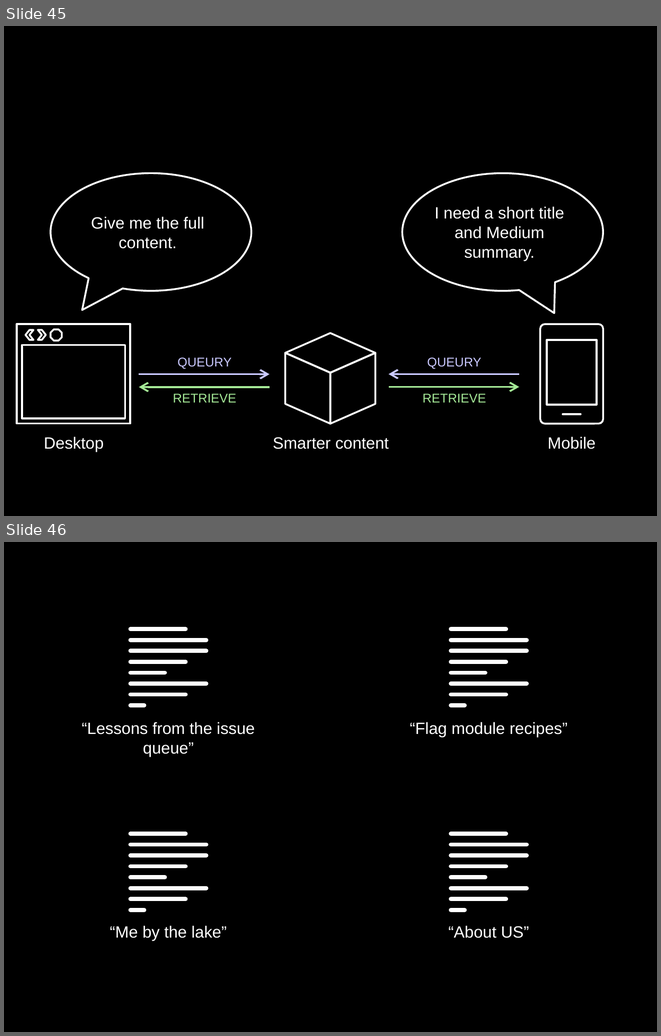
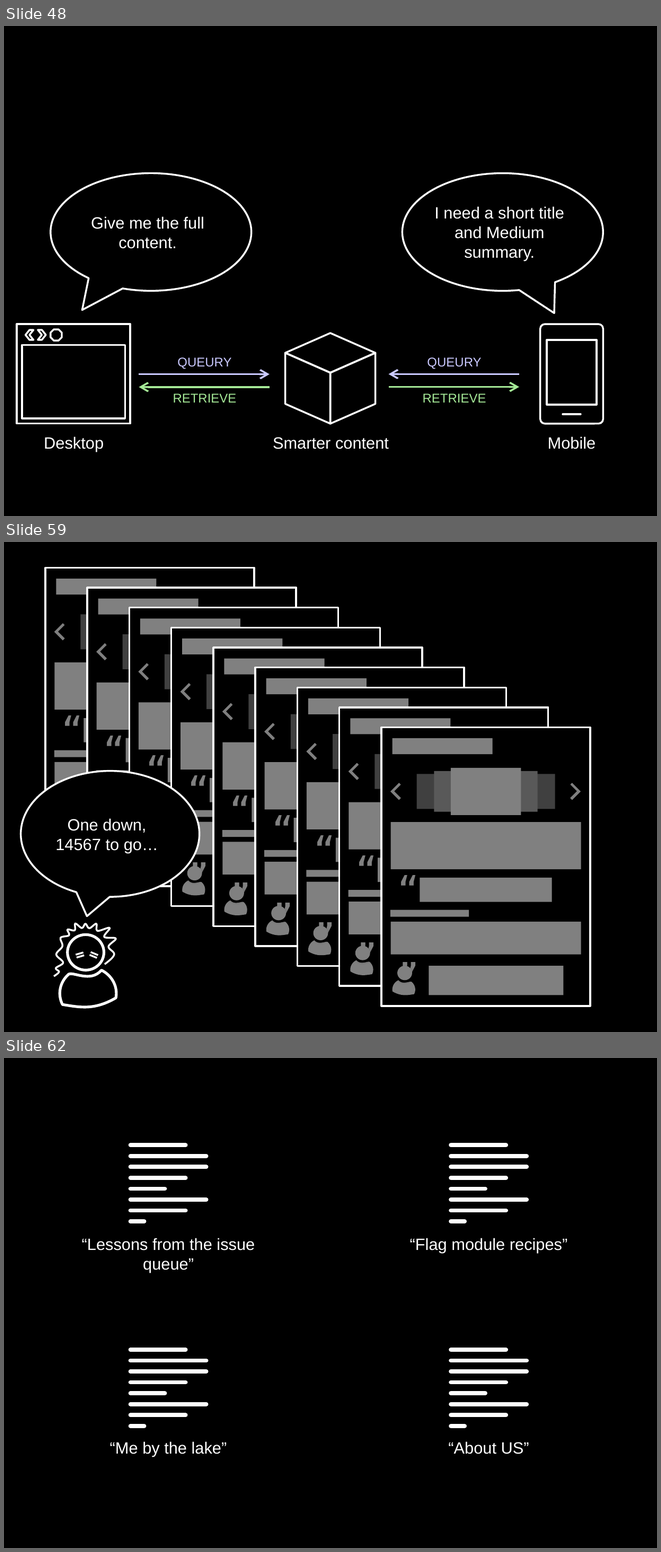
Before and after one commit to socketwench/introToContentTypes, a slide deck: src/introToContentTypes.pptx. Shown one above the other, each under a label of ours: slides 45 and 46 before the commit, slides 48, 59 and 62 after it; the slides between them are not shown. The pictures are 661x1036 and 661x1552 pixels, drawn with LibreOffice and Linux fonts; fonts in the diff are those of the drawing. Boxes give left, top, right and bottom in pixels: in the first picture for what was removed or moved away, otherwise in the second. Text is boxed around its words. In the diff, an @@ line names an element or a change of style, - is before the commit and + after.

```diff
--- a/src/introToContentTypes.pptx
+++ b/src/introToContentTypes.pptx
@@ slide 59 added at (4, 542, 657, 1032), background #000000 @@
@@ speech bubble added at (21, 770, 200, 897), fill #000000, outline #FFFFFF 2 pt, 18 pt, text #FFFFFF @@
+One down, 14567 to go…
@@ group added at (45, 567, 590, 1006): 66 rectangles, 10 corners, 9 texts, 9 freeform shapes, 9 ellipses @@
+“ ”
+“ ”
+“ ”
+“ ”
+“ ”
+“ ”
+“ ”
+“ ”
+“ ”
@@ freeform shape added at (54, 923, 116, 976), outline #FFFFFF 2 pt @@
@@ ellipse added at (68, 934, 104, 970), outline #FFFFFF 3 pt @@
@@ freeform shape added at (60, 970, 117, 1007), outline #FFFFFF 3 pt @@
@@ group added at (76, 952, 98, 958): 4 lines @@
@@ what was slide 45 is now slide 48 @@
@@ what was slide 46 is now slide 62 @@
```
Also in this commit, not shown: 15 other slides added, 21 other files.
